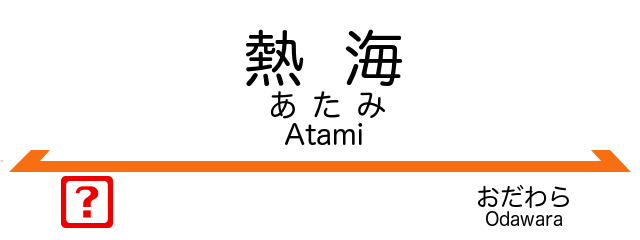
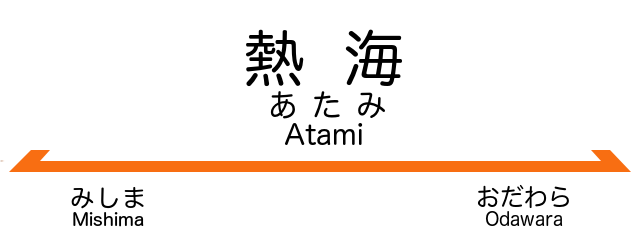
Layers edited between the first and the second w=640, h=240 image:
painted on "次駅" over [61, 176, 144, 228]
